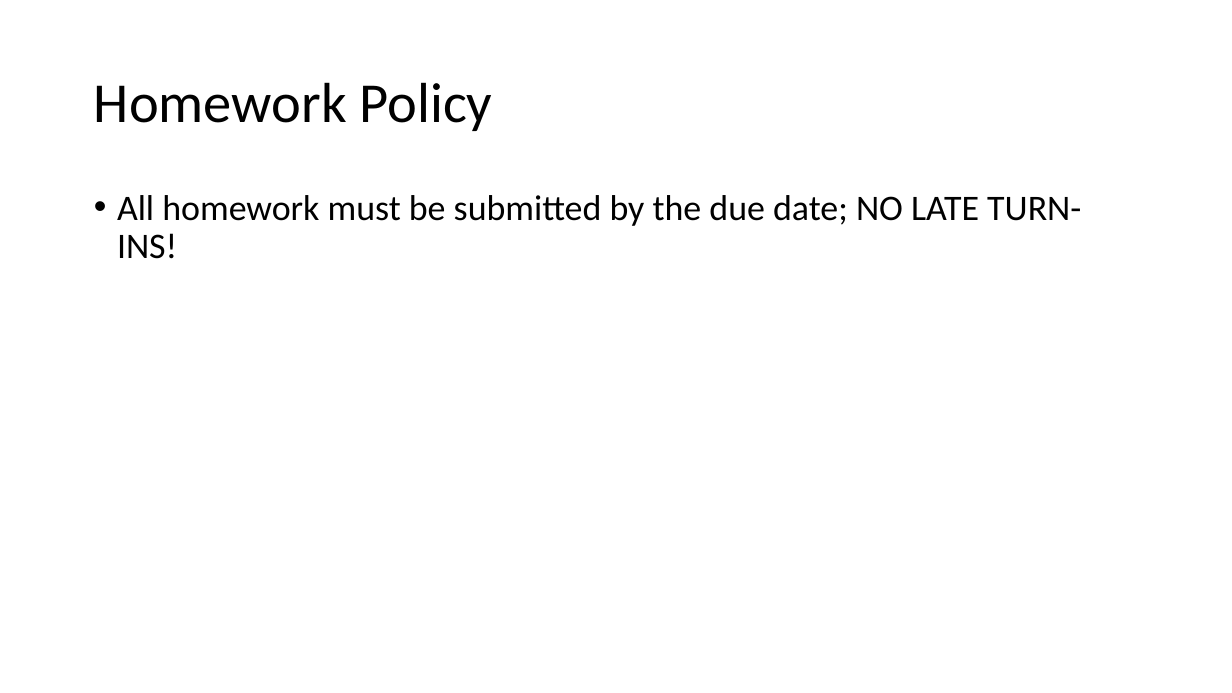
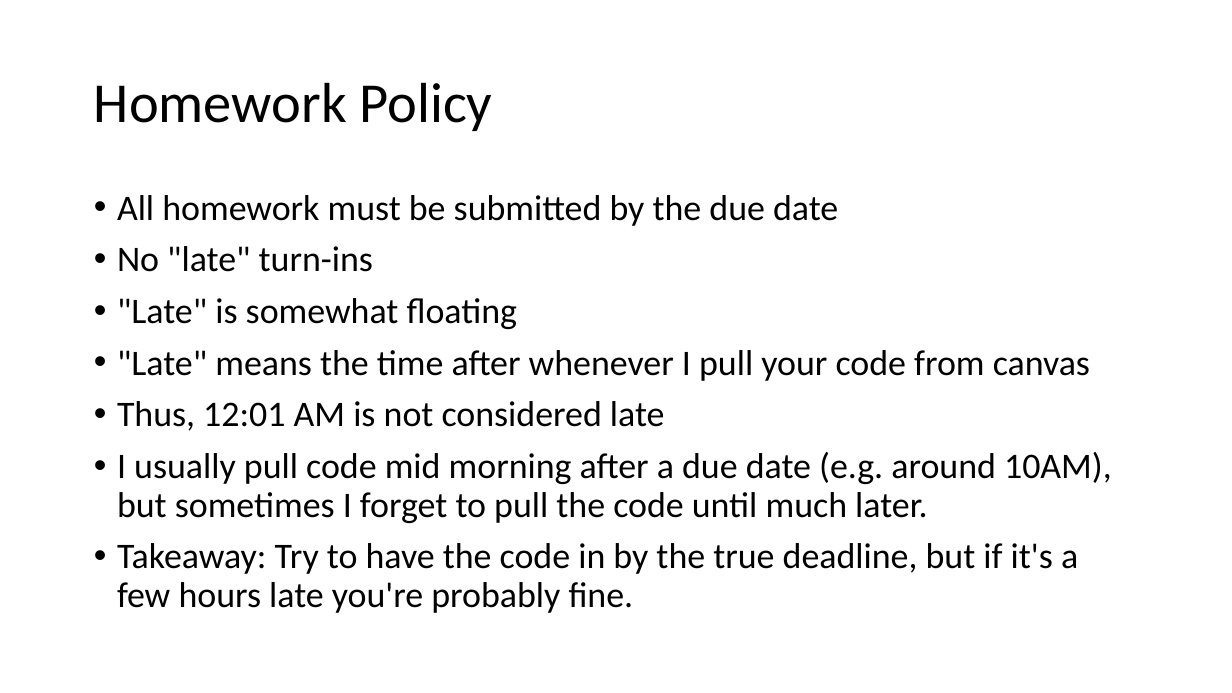
Before and after one commit to acarteas/Teaching-DataStructures, a slide deck: slide 9 of lectures/2019-01-22 introduction/2019-01-22 introduction.pptx. Drawn at 1232x693 pixels with LibreOffice and Linux fonts; fonts in the diff are those of the drawing. Boxes give left, top, right and bottom in pixels: in the first picture for what was removed or moved away, otherwise in the second. Text is boxed around its words. In the diff, an @@ line names an element or a change of style, - is before the commit and + after.

```diff
--- a/lectures/2019-01-22 introduction/2019-01-22 introduction.pptx
+++ b/lectures/2019-01-22 introduction/2019-01-22 introduction.pptx
@@ text at (117, 195, 1112, 613): text changed @@
-• All homework must be submitted by the due date; NO LATE TURN-INS!
+• All homework must be submitted by the due date
+• No "late" turn-ins
+• "Late" is somewhat floating
+• "Late" means the time after whenever I pull your code from canvas
+• Thus, 12:01 AM is not considered late
+• I usually pull code mid morning after a due date (e.g. around 10AM), but sometimes I forget to pull the code until much later.
+• Takeaway: Try to have the code in by the true deadline, but if it's a few hours late you're probably fine.
```
Also in this commit, not shown: 3 other slides changed, 1 slide added.
